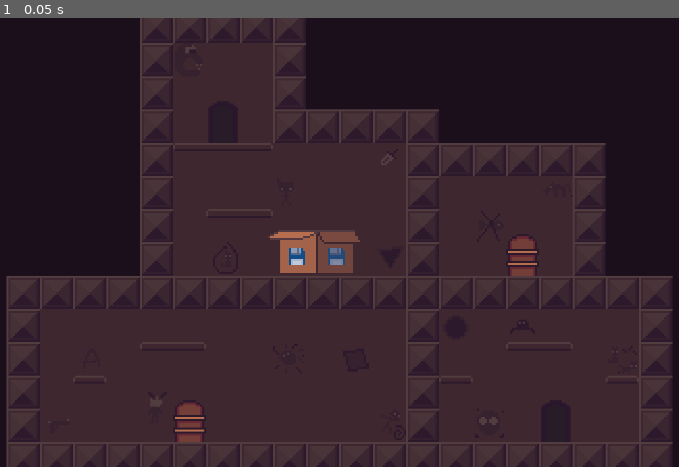
Above: before the commit, frame 1.
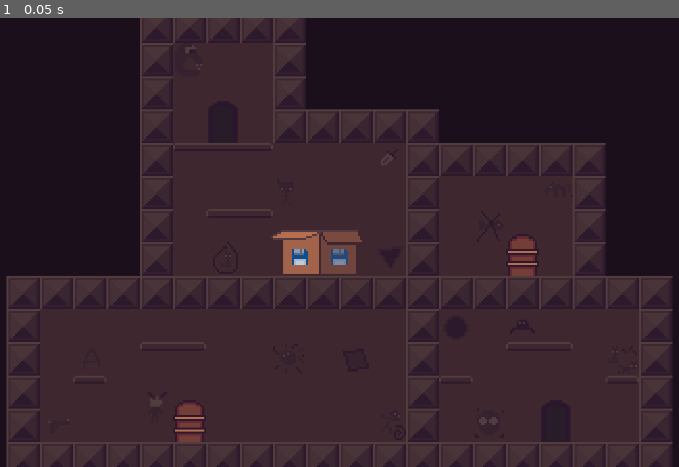
Above: after the commit, the same moment.

Repository: htimsekim/gobbo
Game: Godot game, scene res://src/levels/gobhouse.tscn
Same seed, same stepped clock (60 frames per second), same inputs: the game is played once before the commit and once after it. This scene is started directly instead of the project's main scene.
Inputs:
- Up to frame 1 (0.05 s): no input

The runs differ from the first frame. In frame 1, 0.3% of the frame differs, in the area x 39-54%, y 47-58%.
Error in both runs: Invalid get index 'position' (on base: 'null instance'). (res://src/Objects/camera.gd:29)

Commit message:
Update gobhouse.tscn

Diff:
--- a/src/levels/gobhouse.tscn
+++ b/src/levels/gobhouse.tscn
@@ -42,6 +42,6 @@
 associated_trigger = "earthquake_happened"
 
 [node name="saveBox" parent="." instance=ExtResource( 3 )]
-position = Vector2( 86.6262, -128.045 )
+position = Vector2( 88, -128 )
 
 [editable path="level"]
